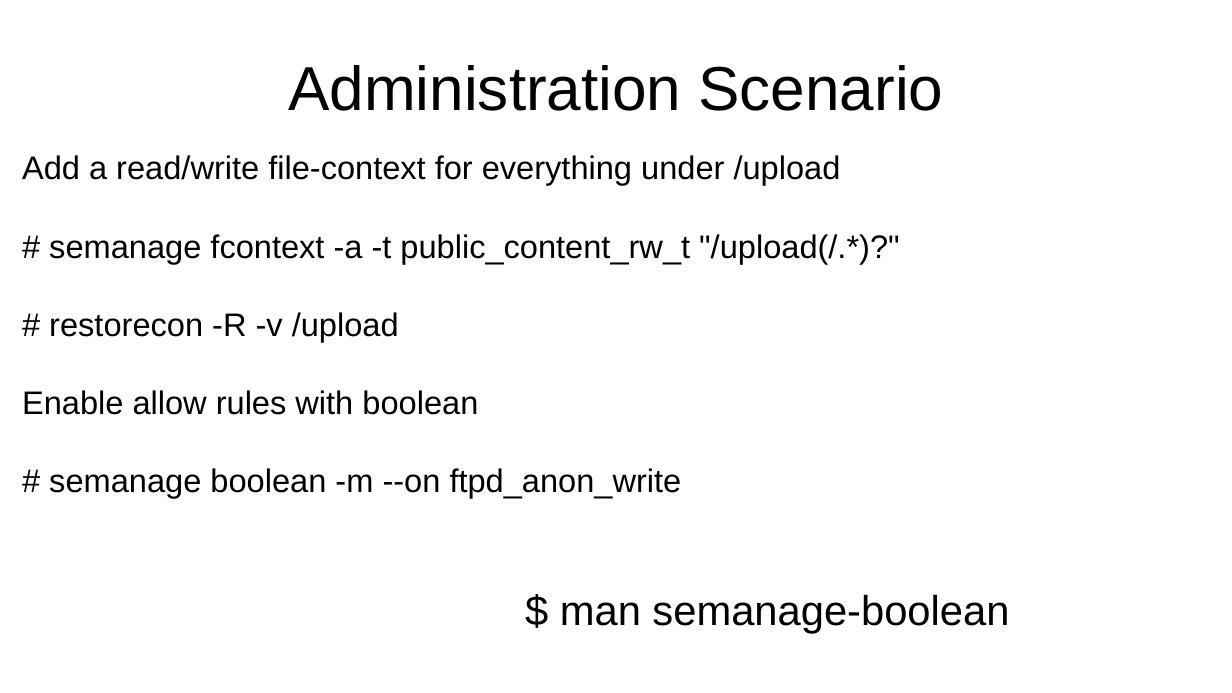
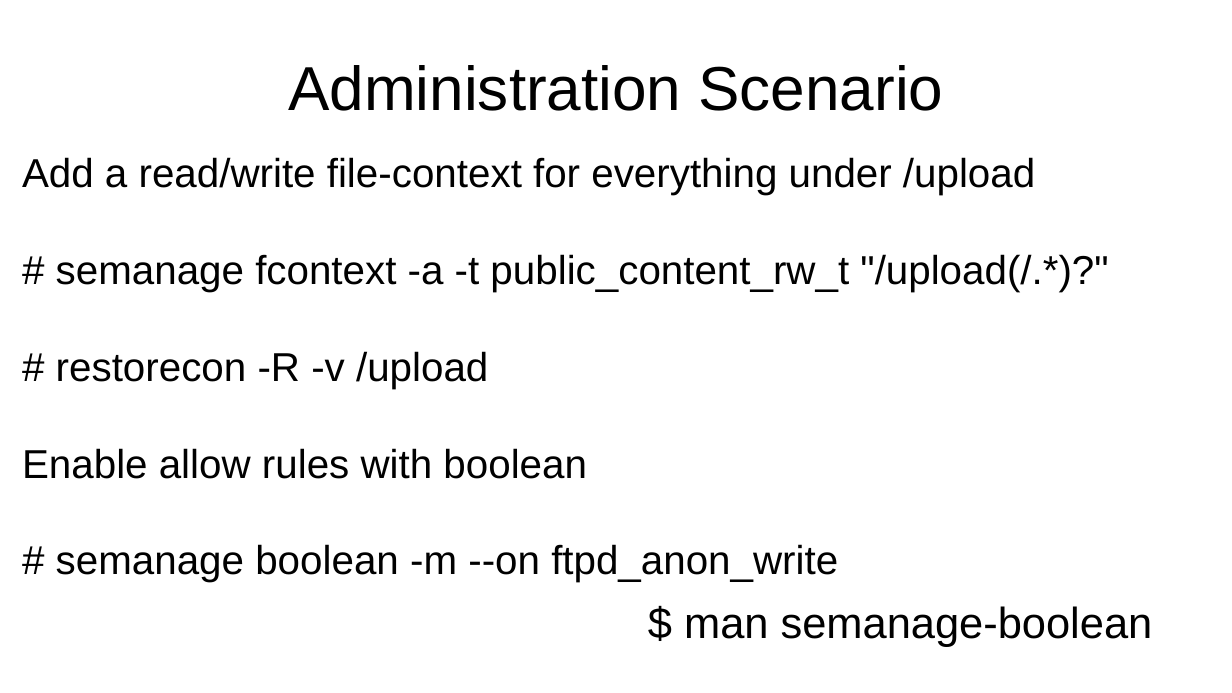
Before and after one commit to laubersm/LauberSolutions, a slide deck: slide 21 of SELinux/ItsAboutTheLabels-screen16-9.odp. Drawn at 1232x693 pixels with LibreOffice and Linux fonts; fonts in the diff are those of the drawing. Boxes give left, top, right and bottom in pixels: in the first picture for what was removed or moved away, otherwise in the second. Text is boxed around its words. In the diff, an @@ line names an element or a change of style, - is before the commit and + after.

Commit message:
formatting modifications

```diff
--- a/SELinux/ItsAboutTheLabels-screen16-9.odp
+++ b/SELinux/ItsAboutTheLabels-screen16-9.odp
@@ text "Add a read/write file-context for ..." at <box>22,157,1108,582</box>: size 21 to 26 pt @@
@@ text "$ man semanage-boolean": place and size @@
-text "$ man semanage-boolean" at <box>560,594,1009,634</box>
+text "$ man semanage-boolean" at <box>684,606,1153,647</box>
@@ text "$ man semanage-boolean" at <box>684,606,1153,647</box>: size 26.9 to 28 pt @@
```
Also in this commit, not shown: 9 other slides changed, 3 slides added.
